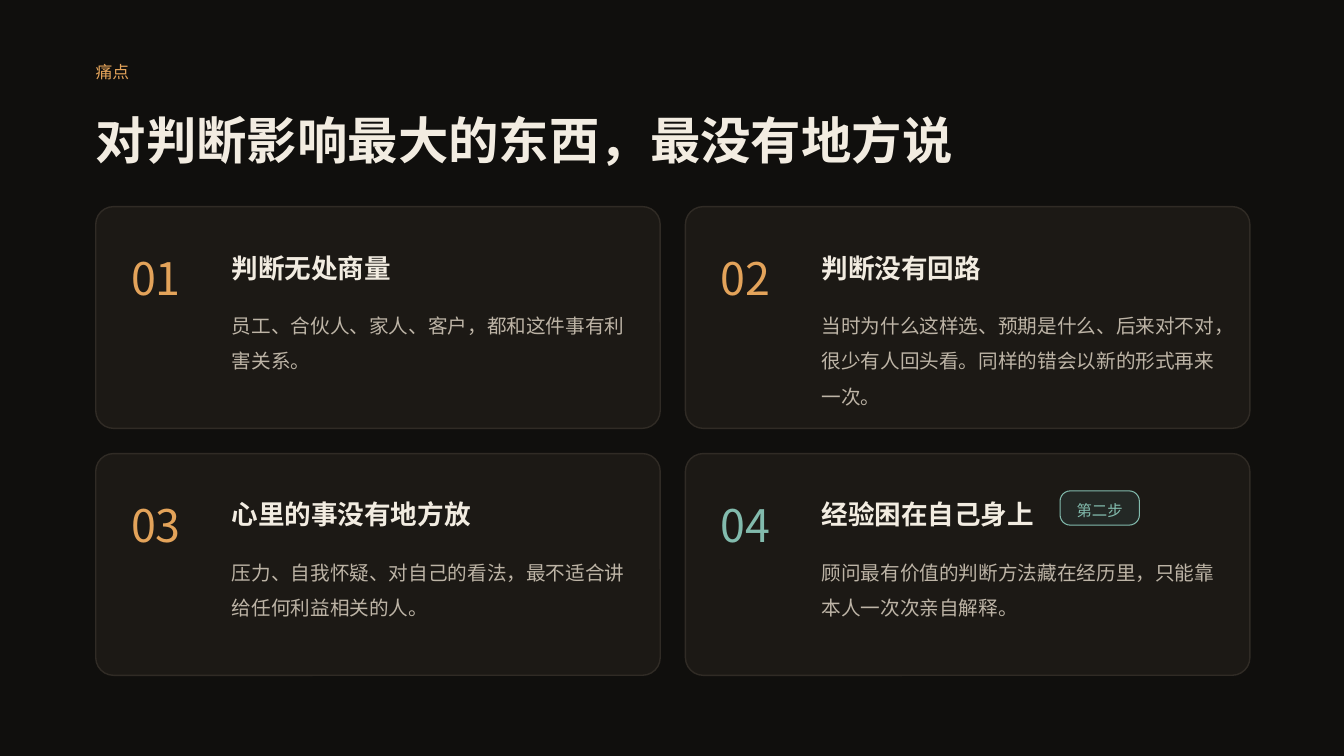
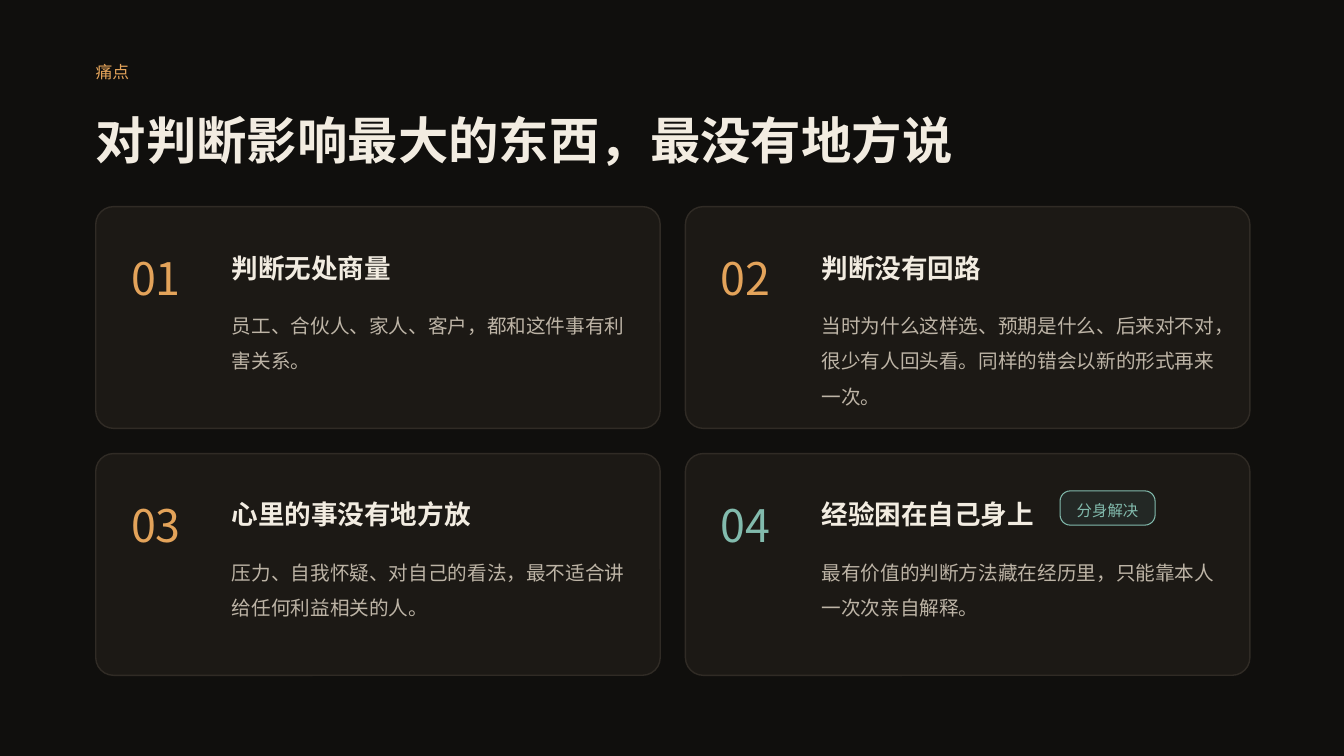
Before and after one commit to finewood2008/centaurAI, a slide deck: slide 4 of docs/product/ZHIJUN_BUSINESS_PLAN.pptx. Drawn at 1344x756 pixels with LibreOffice and Linux fonts; fonts in the diff are those of the drawing. Boxes give left, top, right and bottom in pixels: in the first picture for what was removed or moved away, otherwise in the second. Text is boxed around its words. In the diff, an @@ line names an element or a change of style, - is before the commit and + after.

```diff
--- a/docs/product/ZHIJUN_BUSINESS_PLAN.pptx
+++ b/docs/product/ZHIJUN_BUSINESS_PLAN.pptx
@@ rounded rectangle: place and size @@
-rounded rectangle at (1061, 491, 1140, 525)
+rounded rectangle at (1061, 491, 1155, 525)
@@ text at (1077, 503, 1139, 517): text changed @@
-第二步
+分身解决
@@ text at (822, 563, 1215, 617): text changed @@
-顾问最有价值的判断方法藏在经历里，只能靠本人一次次亲自解释。
+最有价值的判断方法藏在经历里，只能靠本人一次次亲自解释。
```
Also in this commit, not shown: 18 other slides changed, 1 slide added, 2 other files.
